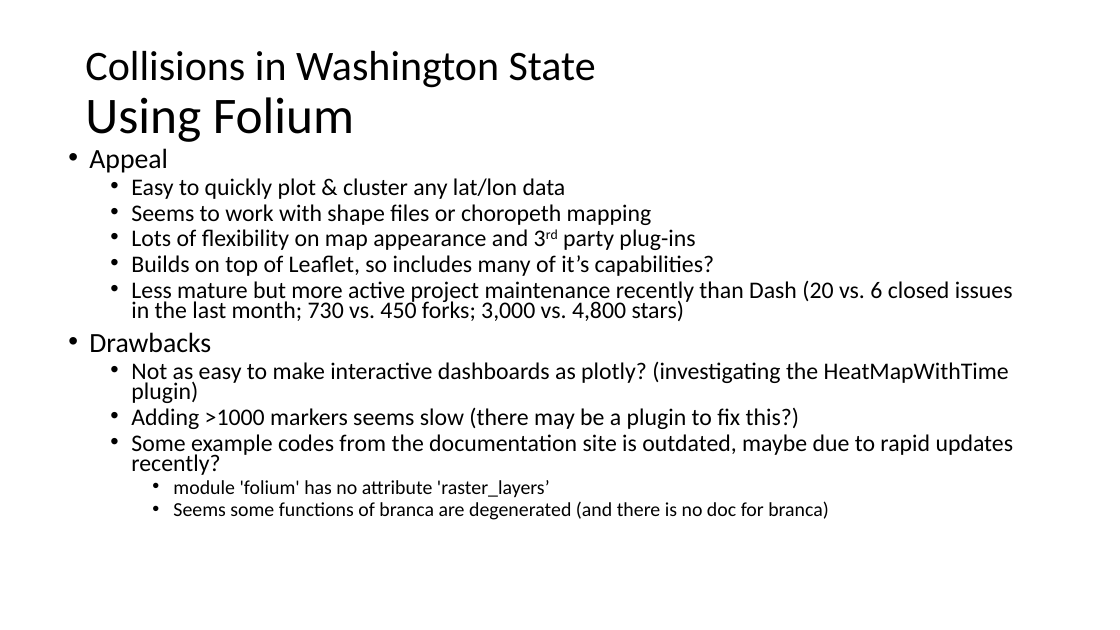
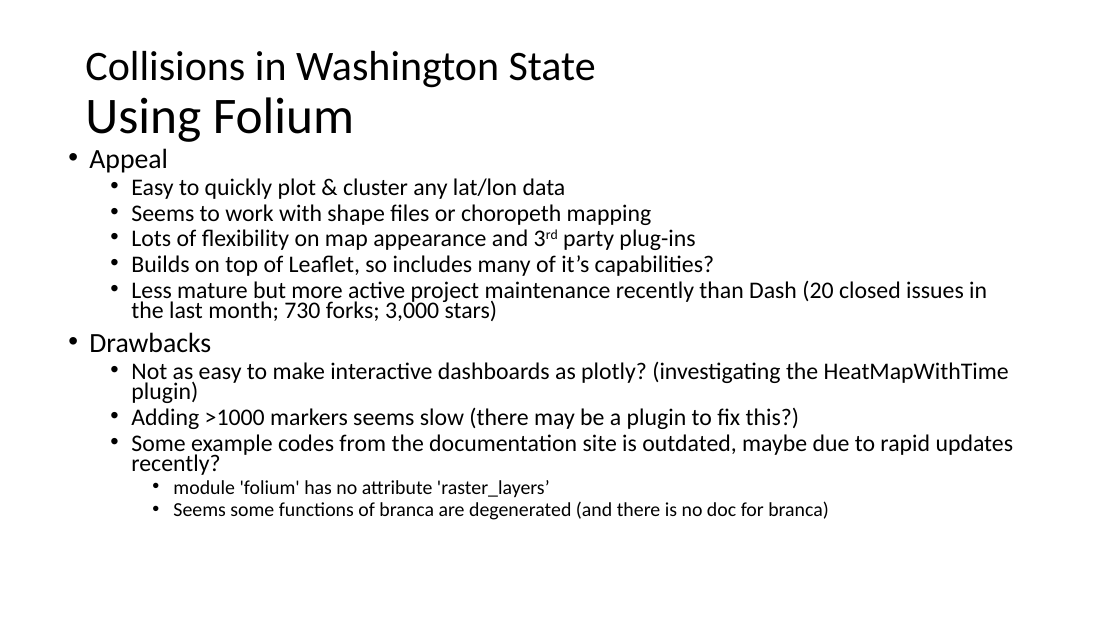
Before and after one commit to gdc3000/wa_collisions, a slide deck: slide 5 of doc/Technology_Review_Presentation.pptx. Drawn at 1120x630 pixels with LibreOffice and Linux fonts; fonts in the diff are those of the drawing. Boxes give left, top, right and bottom in pixels: in the first picture for what was removed or moved away, otherwise in the second. Text is boxed around its words. In the diff, an @@ line names an element or a change of style, - is before the commit and + after.

Commit message:
Adding dash in technology review

```diff
--- a/doc/Technology_Review_Presentation.pptx
+++ b/doc/Technology_Review_Presentation.pptx
@@ text at [131, 280, 987, 321]: text changed @@
-  • Less mature but more active project maintenance recently than Dash (20 vs. 6 closed issues in the last month; 730 vs. 450 forks; 3,000 vs. 4,800 stars)
+  • Less mature but more active project maintenance recently than Dash (20 closed issues in the last month; 730 forks; 3,000 stars)
```
Also in this commit, not shown: 1 slide added, 1 slide removed.
